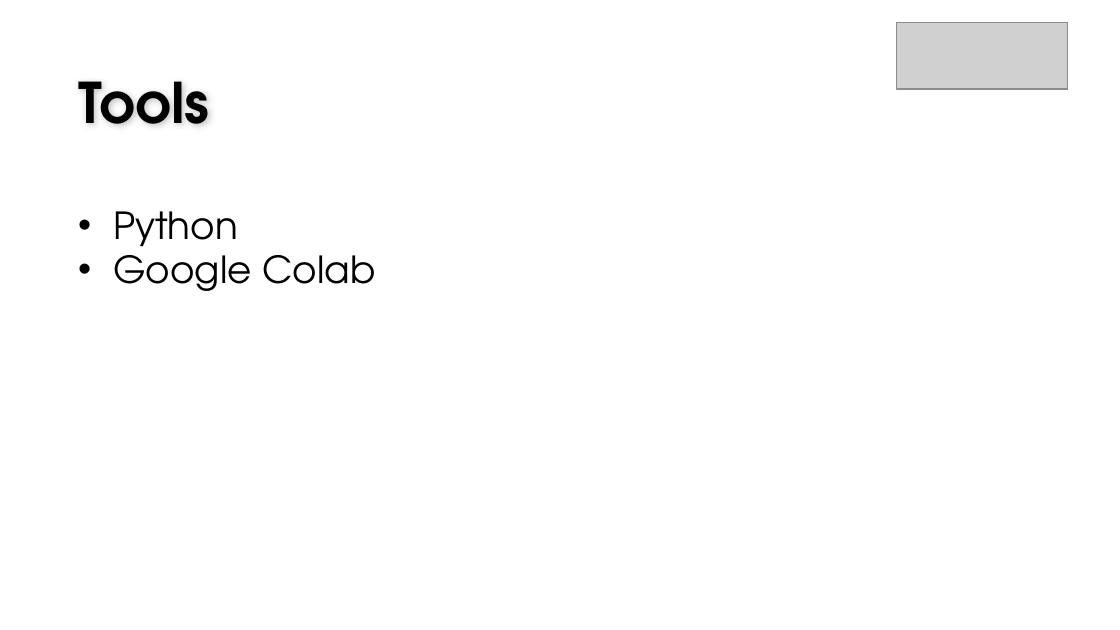
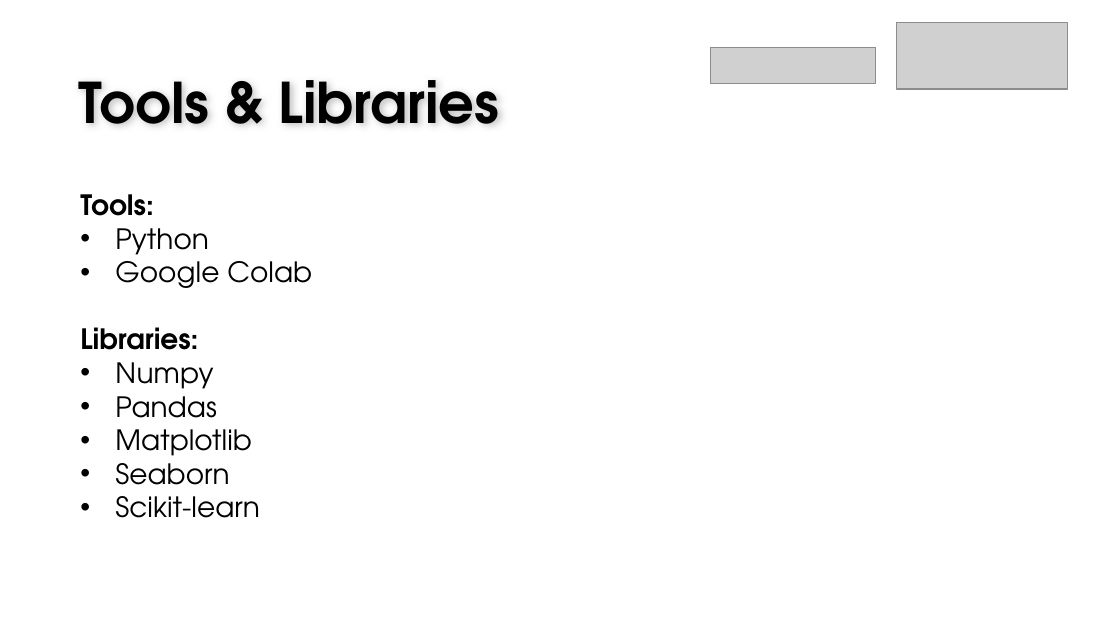
Before and after one commit to gisellehalim/idx-ds-vix-rakamin, a slide deck: slide 5 of PPT IDX Partners x Rakamin Academy.pptx (slide 4 before the commit). Drawn at 1120x630 pixels with LibreOffice and Linux fonts; fonts in the diff are those of the drawing; grey boxes stand for pictures; background and template pictures are left out. Boxes give left, top, right and bottom in pixels: in the first picture for what was removed or moved away, otherwise in the second. Text is boxed around its words. In the diff, an @@ line names an element or a change of style, - is before the commit and + after.

```diff
--- a/PPT IDX Partners x Rakamin Academy.pptx
+++ b/PPT IDX Partners x Rakamin Academy.pptx
@@ picture added at (711, 47, 876, 83) @@
@@ text at (78, 80, 500, 124): text changed @@
-Tools
+Tools & Libraries
@@ text "Tools:": place and size @@
-text "Tools:" at (113, 211, 375, 291)
+text "Tools:" at (80, 194, 312, 518)
@@ text at (80, 194, 153, 216): paragraph added @@
+Tools:
@@ text at (115, 228, 312, 288): size 24 to 18 pt in "Python", "Google Colab" @@
@@ text at (80, 327, 259, 518): paragraphs added @@
+Libraries:
+• Numpy
+• Pandas
+• Matplotlib
+• Seaborn
+• Scikit-learn
```
Also in this commit, not shown: 10 other slides changed, 30 slides added, 12 slides removed, 3 other files.
